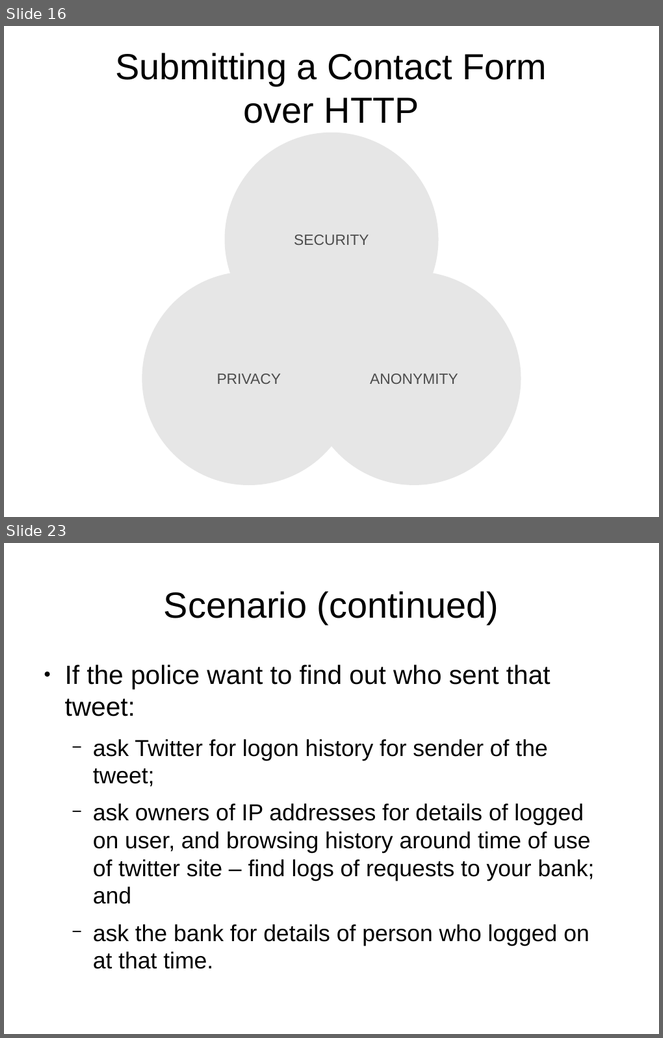
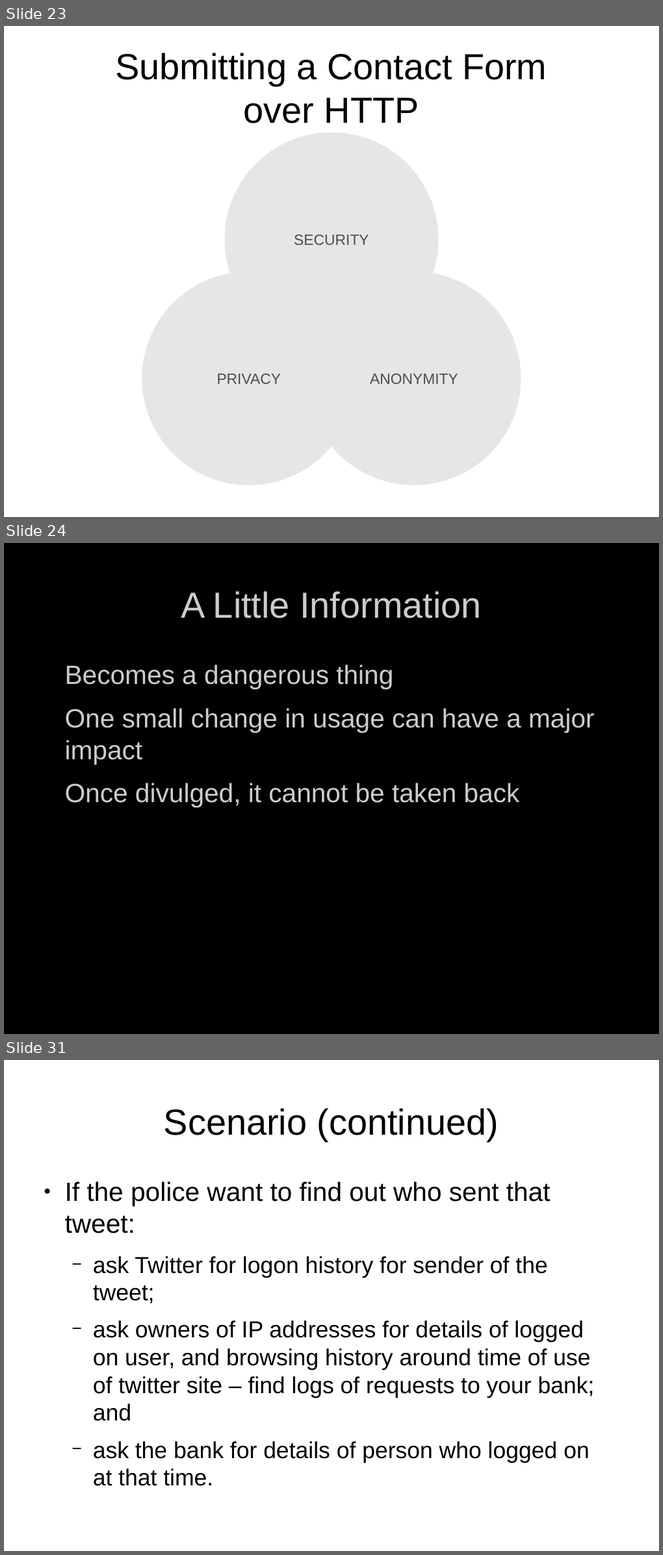
Before and after one commit to bendechrai/preso-security-privacy-anonymity, a slide deck: security-privacy-anonymity.odp. Shown one above the other, each under a label of ours: slides 16 and 23 before the commit, slides 23, 24 and 31 after it; the slides between them are not shown. The pictures are 663x1038 and 663x1555 pixels, drawn with LibreOffice and Linux fonts; fonts in the diff are those of the drawing. Boxes give left, top, right and bottom in pixels: in the first picture for what was removed or moved away, otherwise in the second. Text is boxed around its words. In the diff, an @@ line names an element or a change of style, - is before the commit and + after.

```diff
--- a/security-privacy-anonymity.odp
+++ b/security-privacy-anonymity.odp
@@ slide 24 added at <box>4,543,659,1034</box>, background #FFFFFF @@
@@ rectangle added at <box>4,543,659,1034</box>, fill #000000, outline #000000 0 pt @@
@@ title added at <box>181,591,481,618</box>, 44 pt, text #CCCCCC @@
+A Little Information
@@ text added at <box>65,665,595,808</box>, 32 pt, text #CCCCCC @@
+● Becomes a dangerous thing
+● One small change in usage can have a major impact
+● Once divulged, it cannot be taken back
@@ what was slide 16 is now slide 23 @@
@@ what was slide 23 is now slide 31 @@
```
Also in this commit, not shown: 10 slides changed, 14 other slides added, 2 slides removed.
